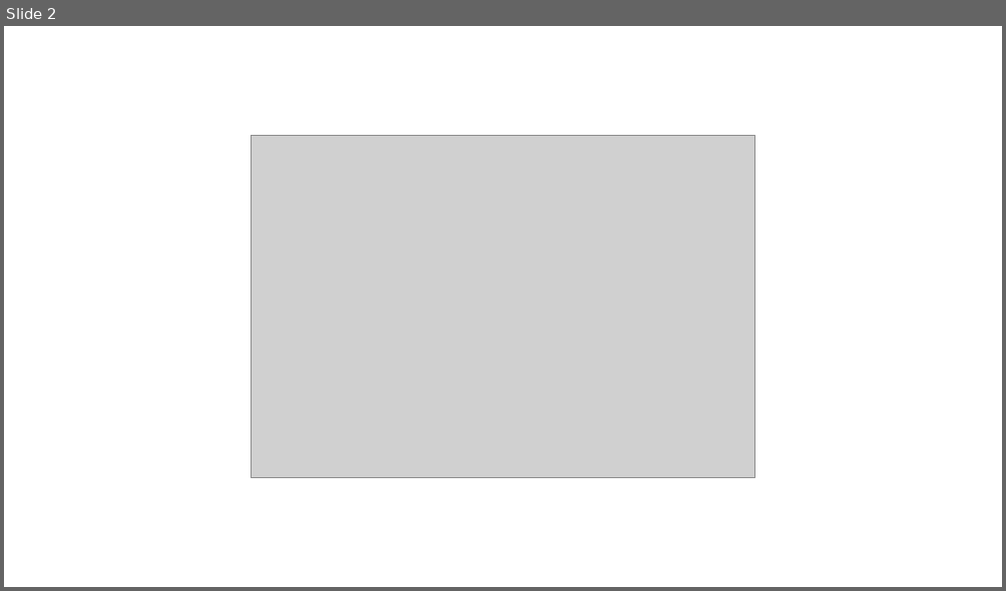
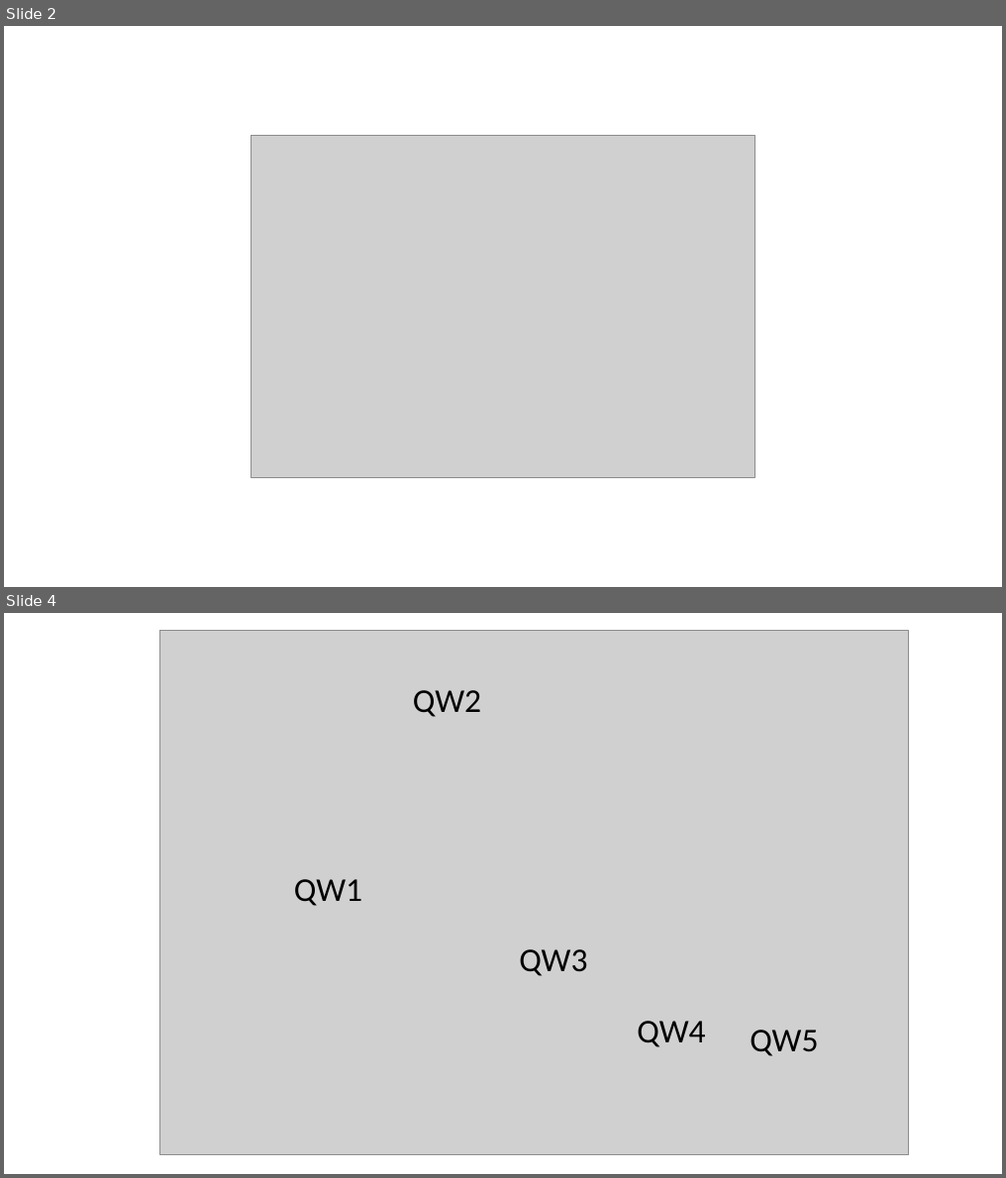
Before and after one commit to cr458/Thesis, a slide deck: Figs/Correction-Figs/Presentation1.pptx. Shown one above the other, each under a label of ours: slide 2 before the commit, slides 2 and 4 after it; the slides between them are not shown. The pictures are 1006x591 and 1006x1178 pixels, drawn with LibreOffice and Linux fonts; fonts in the diff are those of the drawing; grey boxes stand for pictures. Boxes give left, top, right and bottom in pixels: in the first picture for what was removed or moved away, otherwise in the second. Text is boxed around its words. In the diff, an @@ line names an element or a change of style, - is before the commit and + after.

```diff
--- a/Figs/Correction-Figs/Presentation1.pptx
+++ b/Figs/Correction-Figs/Presentation1.pptx
@@ slide 4 added at (4,613,1002,1174), background #FFFFFF @@
@@ picture added at (159,631,908,1155) @@
@@ text added at (413,690,481,717), 32 pt, text #000000 @@
+QW2
@@ text added at (294,879,362,906), 32 pt, text #000000 @@
+QW1
@@ text added at (519,950,587,976), 32 pt, text #000000 @@
+QW3
@@ text added at (637,1021,705,1048), 32 pt, text #000000 @@
+QW4
@@ text added at (749,1030,818,1057), 32 pt, text #000000 @@
+QW5
```
Also in this commit, not shown: 1 slide changed, 3 other slides added, 1 slide removed, 20 other files.
